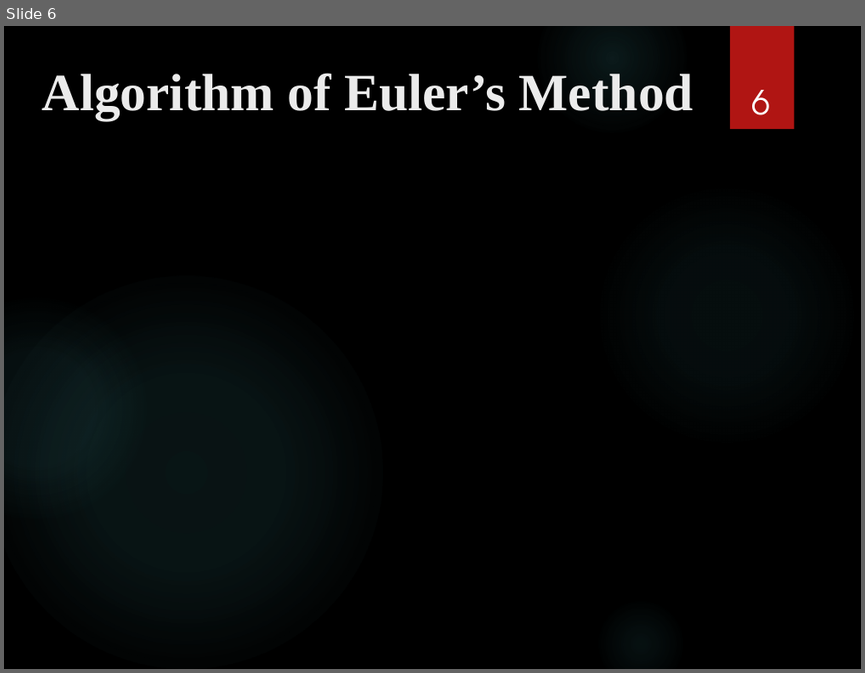
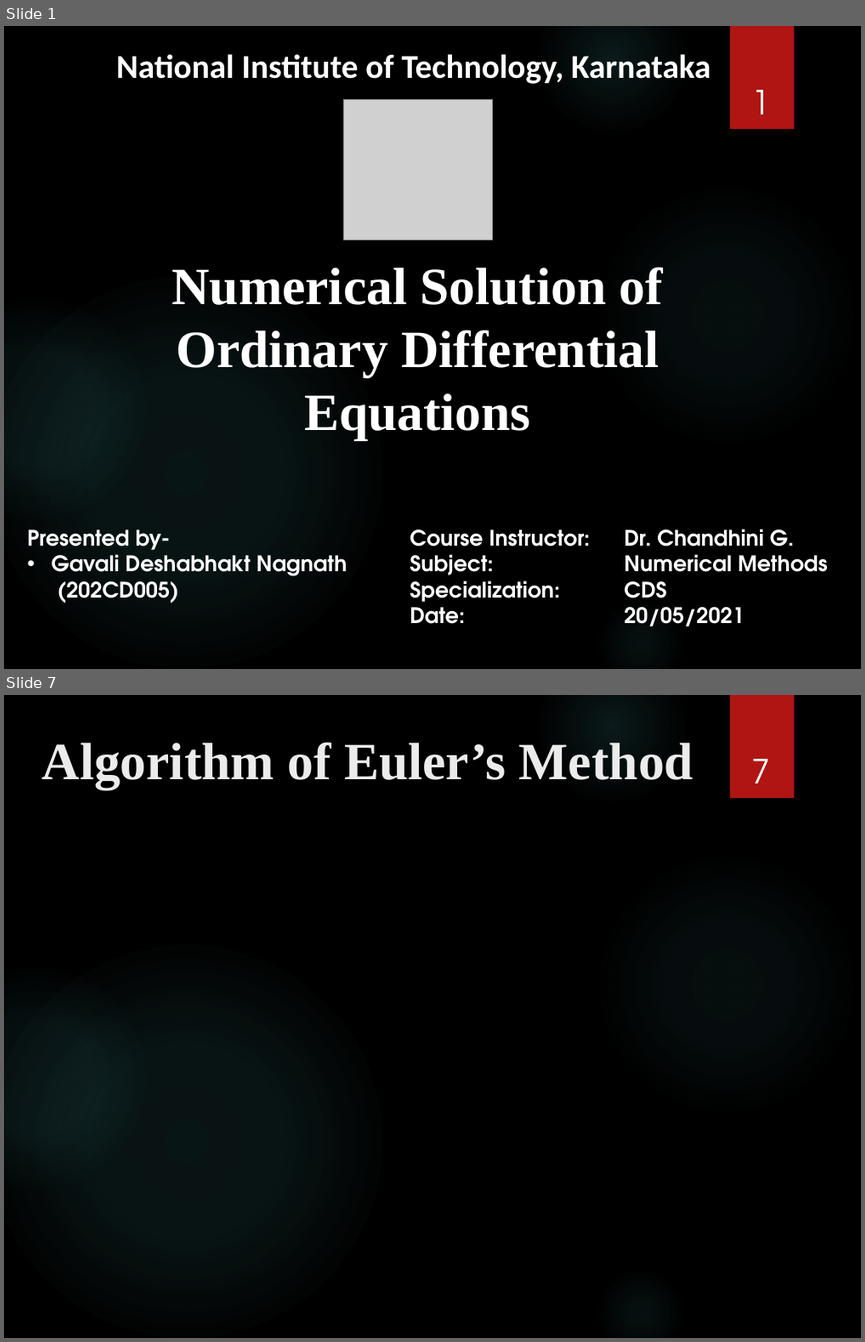
Before and after one commit to deshabhakt/Sem-II, a slide deck: NumericalMethods/Assignment-3/Prensentation.pptx. Shown one above the other, each under a label of ours: slide 6 before the commit, slides 1 and 7 after it; the slides between them are not shown. The pictures are 865x673 and 865x1342 pixels, drawn with LibreOffice and Linux fonts; fonts in the diff are those of the drawing; grey boxes stand for pictures; background and template pictures are left out. Boxes give left, top, right and bottom in pixels: in the first picture for what was removed or moved away, otherwise in the second. Text is boxed around its words. In the diff, an @@ line names an element or a change of style, - is before the commit and + after.

```diff
--- a/NumericalMethods/Assignment-3/Prensentation.pptx
+++ b/NumericalMethods/Assignment-3/Prensentation.pptx
@@ slide 1 added at (4,26,861,669), background picture (left out); not listed: 6 template elements that a slide beside it also shows @@
@@ text added at (116,54,710,84), 28 pt, text #FFFFFF, bold @@
+National Institute of Technology, Karnataka
@@ picture added at (343,100,493,240) @@
@@ page number added at (752,90,771,130), 28 pt, text #FFFFFF @@
+1
@@ text added at (171,267,663,439), 44 pt, text #FFFFFF, bold @@
+Numerical Solution of Ordinary Differential Equations
@@ text added at (27,529,347,602), 18 pt, text #FFFFFF, bold @@
+Presented by-
+• Gavali Deshabhakt Nagnath
+(202CD005)
@@ text added at (409,528,828,626), 18 pt, text #FFFFFF, bold @@
+Course Instructor: Dr. Chandhini G.
+Subject: Numerical Methods
+Specialization: CDS
+Date: 20/05/2021
@@ what was slide 6 is now slide 7 @@
@@ page number at (752,759,771,799): text changed @@
-6
+7
```
Also in this commit, not shown: 4 slides changed, 17 other slides added, 1 slide removed, 16 other files.
